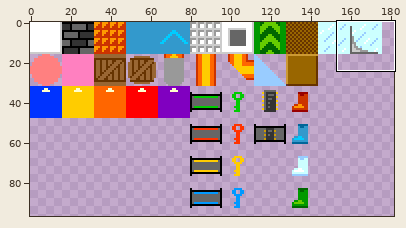
Two versions of one sprite sheet, roverchip/tiles.png. The picture above shows the old version from afar; the outline marks the close-up.
Close-up. As it was:
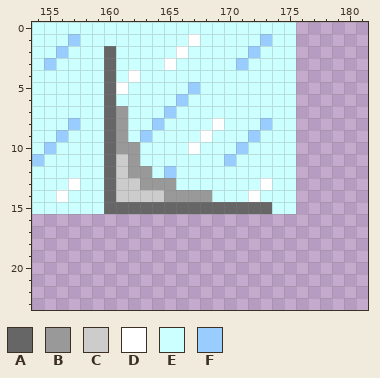
The file is 256x128 pixels. Shown: x 154..181, y 0..23. The wide view leaves out empty margins.
Palette (. is transparent): A #666666  B #999999  C #cccccc  D #ffffff  E #ccffff  F #99ccff
Pixels before, first column x 154:
 0 EEEEEEEEEEEEEEEEEEEEEE
 1 EEEFEEEEEEEEEDEEEEEFEE
 2 EEFEEEAEEEEEDEEEEEFEEE
 3 EFEEEEAEEEEDEEEEEFEEEE
 4 EEEEEEAEDEEEEEEEEEEEEE
 5 EEEEEEADEEEEEFEEEEEEEE
 6 EEEEEEAEEEEEFEEEEEEEEE
 7 EEEEEEABEEEFEEEEEEEEEE
 8 EEEFEEABEEFEEEEDEEEFEE
 9 EEFEEEABEFEEEEDEEEFEEE
10 EFEEEEABBEEEEDEEEFEEEE
11 FEEEEEACBEEEEEEEFEEEEE
12 EEEEEEACBBEFEEEEEEEEEE
13 EEEDEEACCBBBEEEEEEEDEE
14 EEDEEEACCCCBBBBEEEDEEE
15 EEEEEEAAAAAAAAAAAAAAEE
After:
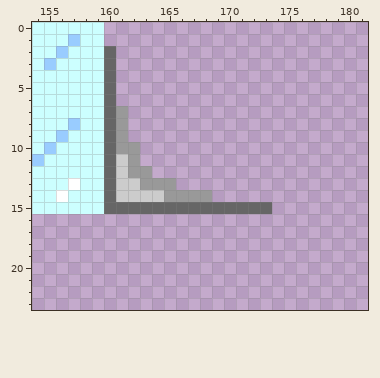
Diff:
{"y":0,"x":160,"old":"EEEEEEEEEEEEEEEE","new":"................"}
{"y":1,"x":160,"old":"EEEEEEEDEEEEEFEE","new":"................"}
{"y":2,"x":161,"old":"EEEEEDEEEEEFEEE","new":"..............."}
{"y":3,"x":161,"old":"EEEEDEEEEEFEEEE","new":"..............."}
{"y":4,"x":161,"old":"EDEEEEEEEEEEEEE","new":"..............."}
{"y":5,"x":161,"old":"DEEEEEFEEEEEEEE","new":"..............."}
{"y":6,"x":161,"old":"EEEEEFEEEEEEEEE","new":"..............."}
{"y":7,"x":162,"old":"EEEFEEEEEEEEEE","new":".............."}
{"y":8,"x":162,"old":"EEFEEEEDEEEFEE","new":".............."}
{"y":9,"x":162,"old":"EFEEEEDEEEFEEE","new":".............."}
{"y":10,"x":163,"old":"EEEEDEEEFEEEE","new":"............."}
{"y":11,"x":163,"old":"EEEEEEEFEEEEE","new":"............."}
{"y":12,"x":164,"old":"EFEEEEEEEEEE","new":"............"}
{"y":13,"x":166,"old":"EEEEEEEDEE","new":".........."}
{"y":14,"x":169,"old":"EEEDEEE","new":"......."}
{"y":15,"x":174,"old":"EE","new":".."}
{"label":"erased","picture_box":[104,22,296,214]}
